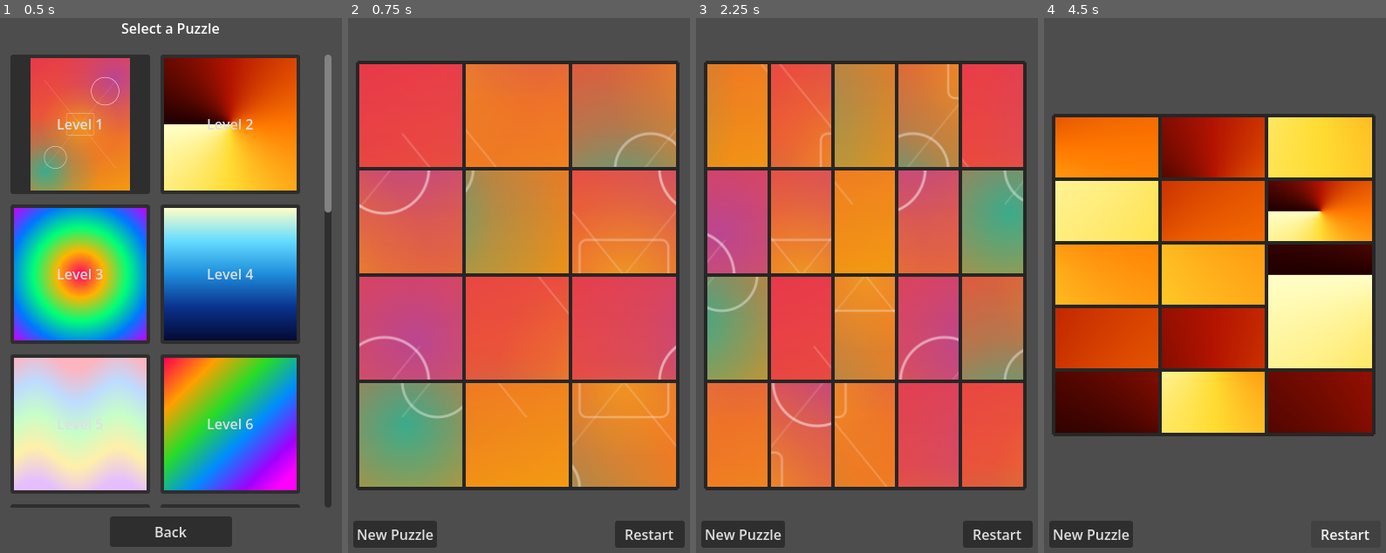
Above: before the commit, frames 1-4 (left to right).
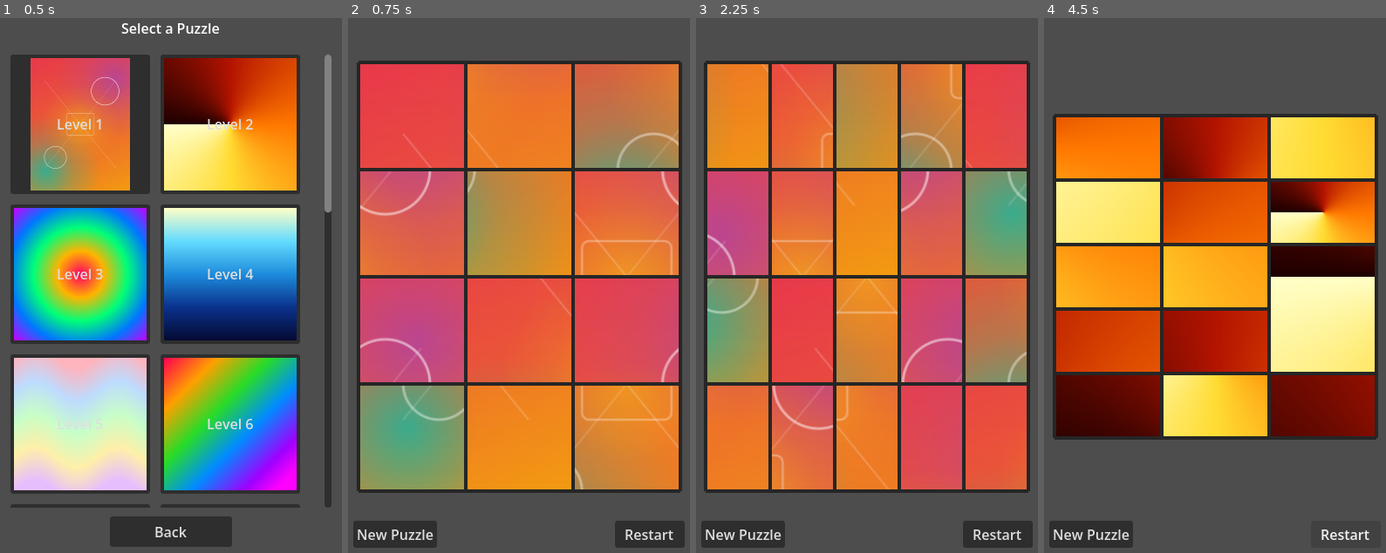
Above: after the commit, the same moments.

Repository: Gare22/Picture-Stitch-Puzzle
Game: Godot game, scene res://level_select.tscn
The game is run twice, just before and just after one commit, with the same random seed, the same clock (stepped at 60 frames per second) and the same inputs.
Inputs:
- Up to frame 1 (0.5 s): no input
- Up to frame 2 (0.75 s): click "Level 1" at 0.5 s
- Up to frame 3 (2.25 s): click "New Puzzle" at 1.25 s; click "Level 1" at 2 s
- Up to frame 4 (4.5 s): click "New Puzzle" at 2.75 s; click "Level 2" at 3.5 s; click "Restart" at 4.25 s

Frame 1 is identical in both runs. In frame 2, 8.0% of the frame differs, in the area x 2-98%, y 7-89%; in frame 3, 9.8%; in frame 4, 6.7%.

Commit message:
Fix 1-pixel gaps between puzzle pieces
- Round cell display dimensions up to integer (ceili) to prevent
  GridContainer fractional-position rounding gaps
- Switch stretch mode from STRETCH_KEEP_ASPECT_CENTERED to STRETCH_SCALE
  so textures fill their rects exactly (aspect distortion is 0.4%)
- Snap _draw() border coordinates to integer pixels (floorf)
- Update drag preview stretch mode to match

Diff:
--- a/board/puzzle_board.gd
+++ b/board/puzzle_board.gd
@@ -43,9 +43,11 @@
 	# Scale the board to fit within available area (maintain aspect ratio)
 	var board_scale = minf(avail_w / board_w, avail_h / board_h)
 
-	# Determine the final display cell size
-	cell_display_w = cell_w * board_scale
-	cell_display_h = cell_h * board_scale
+	# Determine the final display cell size.
+	# Round UP to the nearest integer to prevent 1-pixel gaps between
+	# pieces caused by GridContainer rounding fractional positions.
+	cell_display_w = ceili(cell_w * board_scale)
+	cell_display_h = ceili(cell_h * board_scale)
 
 	# ---- Create pieces ----
 	var piece_scene = preload("res://piece/puzzle_piece.tscn")
@@ -76,7 +78,7 @@
 			atlas.region = Rect2(x_start, y_start, region_w, region_h)
 			piece.texture = atlas
 			piece.expand_mode = TextureRect.EXPAND_IGNORE_SIZE
-			piece.stretch_mode = TextureRect.STRETCH_KEEP_ASPECT_CENTERED
+			piece.stretch_mode = TextureRect.STRETCH_SCALE
 			piece.custom_minimum_size = Vector2(cell_display_w, cell_display_h)
 			piece.size = piece.custom_minimum_size
 			piece.size_flags_horizontal = Control.SIZE_SHRINK_CENTER
--- a/piece/puzzle_piece.gd
+++ b/piece/puzzle_piece.gd
@@ -47,8 +47,9 @@
 
 func _draw() -> void:
 	var border_color = Color(0.15, 0.15, 0.15, 1.0)
-	var w = size.x
-	var h = size.y
+	# Snap to integer pixel boundaries to prevent sub-pixel rendering artifacts
+	var w: float = floorf(size.x)
+	var h: float = floorf(size.y)
 
 	if draw_top:
 		draw_line(Vector2(0.0, 0.0), Vector2(w, 0.0), border_color, 4.0)
@@ -87,7 +88,7 @@
 		var preview := TextureRect.new()
 		preview.texture = piece.texture
 		preview.expand_mode = EXPAND_IGNORE_SIZE
-		preview.stretch_mode = STRETCH_KEEP_ASPECT_CENTERED
+		preview.stretch_mode = STRETCH_SCALE
 		preview.size = size
 		preview.position = Vector2(col_diff * size.x, row_diff * size.y) - size * 0.5
 		preview.modulate = Color(1.0, 1.0, 1.0, 1.0)
